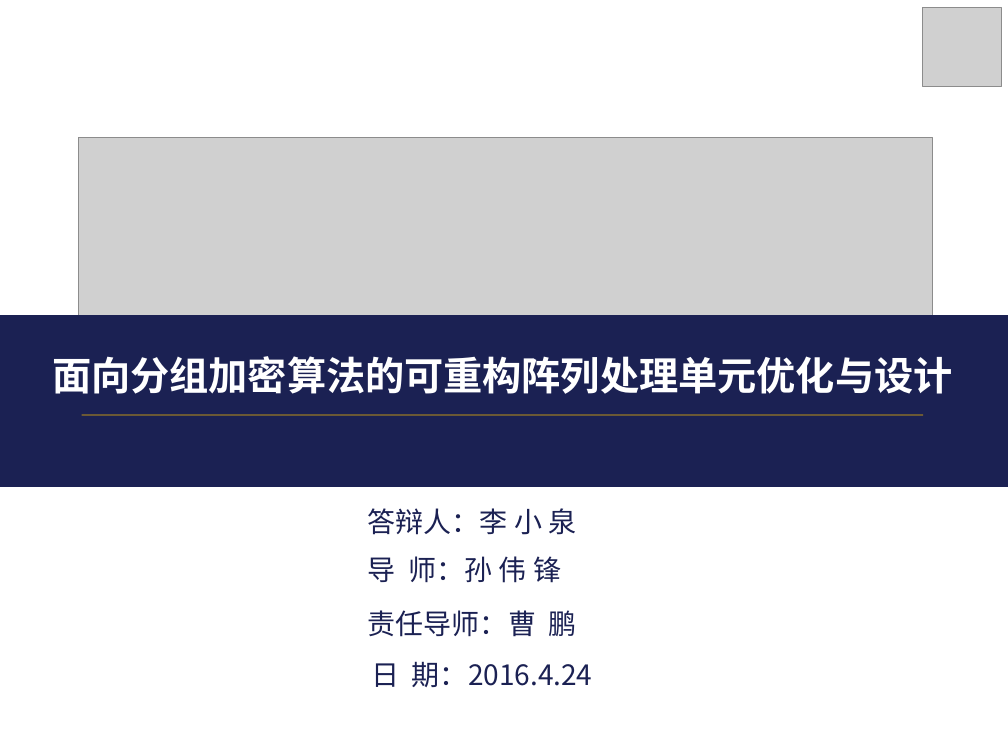
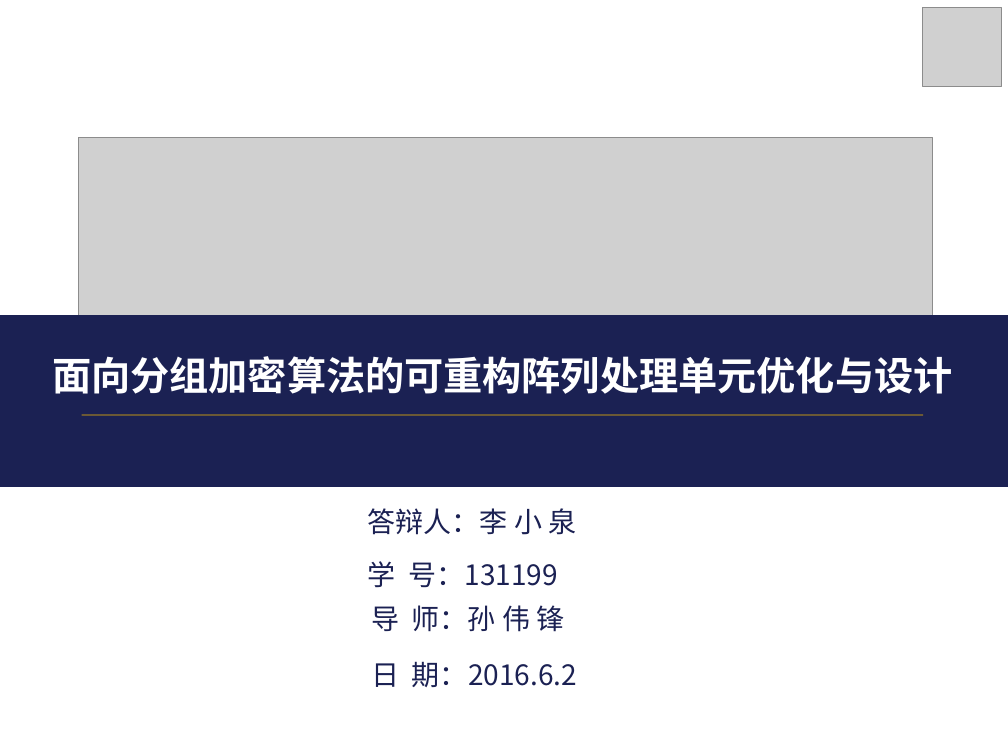
Before and after one commit to zdyzhan/bishe, a slide deck: slide 1 of 131199 李小泉.pptx. Drawn at 1008x756 pixels with LibreOffice and Linux fonts; fonts in the diff are those of the drawing; grey boxes stand for pictures. Boxes give left, top, right and bottom in pixels: in the first picture for what was removed or moved away, otherwise in the second. Text is boxed around its words. In the diff, an @@ line names an element or a change of style, - is before the commit and + after.

Commit message:
dddd

```diff
--- a/131199 李小泉.pptx
+++ b/131199 李小泉.pptx
@@ text at <box>368,561,558,588</box>: text changed @@
-责任导师：曹 鹏
+学 号：131199
@@ text "导 师：孙 伟 锋": place and size @@
-text "导 师：孙 伟 锋" at <box>368,556,561,583</box>
+text "导 师：孙 伟 锋" at <box>371,605,565,632</box>
@@ text at <box>371,661,577,687</box>: text changed @@
-日 期：2016.4.24
+日 期：2016.6.2
```
